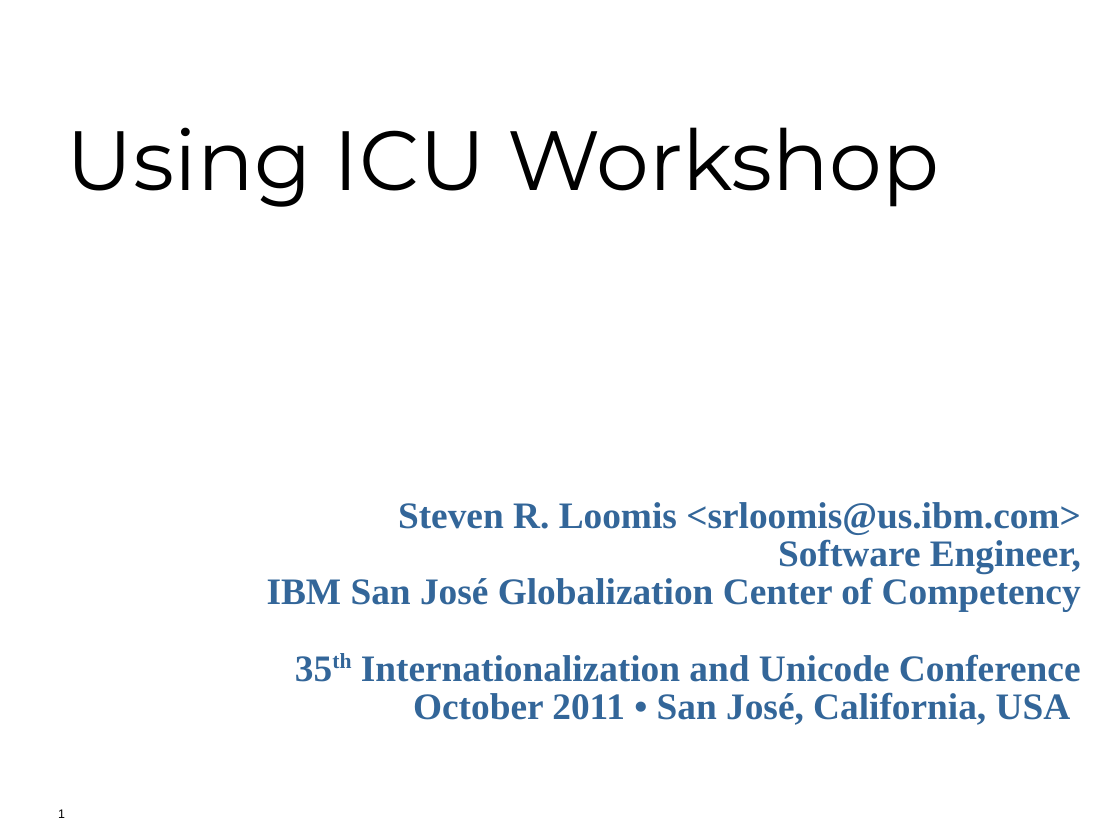
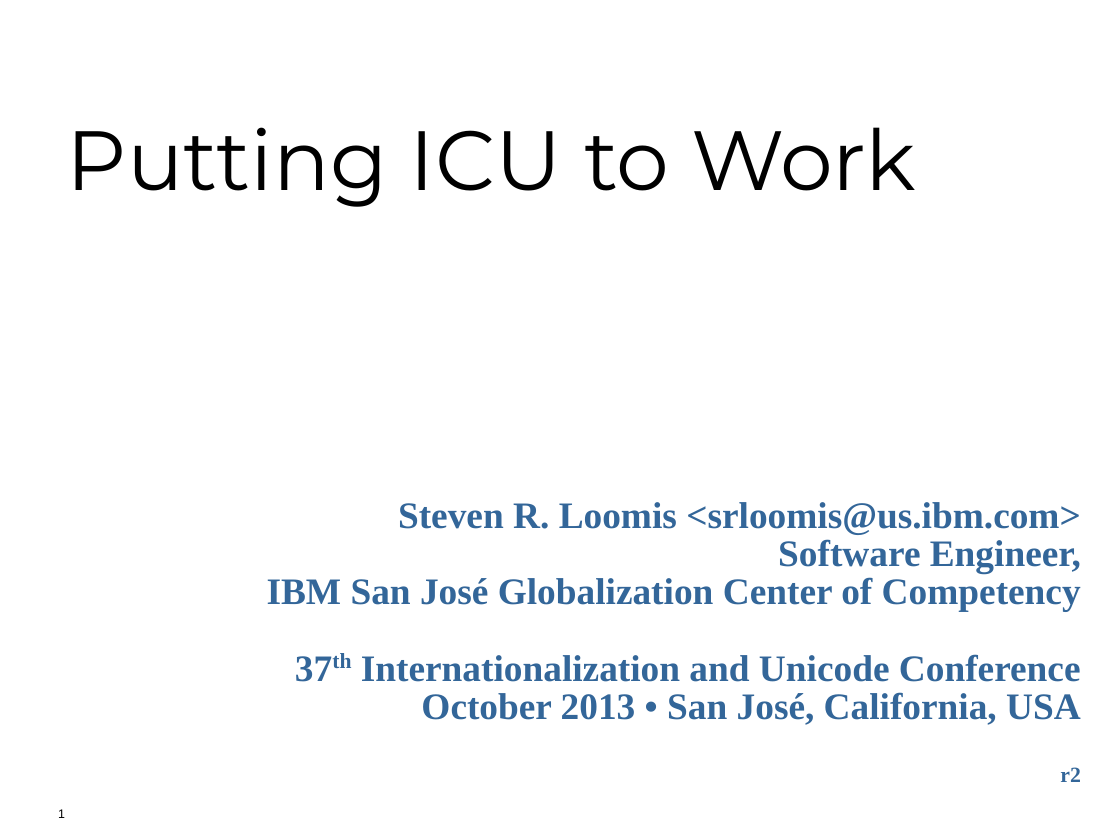
Before and after one commit to unicode-org/icu-docs, a slide deck: slide 1 of docs/pres/icu_workshop.ppt. Drawn at 1120x840 pixels with LibreOffice and Linux fonts; fonts in the diff are those of the drawing; background and template pictures are left out. Boxes give left, top, right and bottom in pixels: in the first picture for what was removed or moved away, otherwise in the second. Text is boxed around its words. In the diff, an @@ line names an element or a change of style, - is before the commit and + after.

```diff
--- a/docs/pres/icu_workshop.ppt
+++ b/docs/pres/icu_workshop.ppt
@@ title at [67, 127, 916, 207]: text changed @@
-Using ICU Workshop
+Putting ICU to Work
@@ text at [361, 654, 1081, 782]: text changed @@
-35th Internationalization and Unicode Conference
-October 2011 • San José, California, USA
+37th Internationalization and Unicode Conference
+October 2013 • San José, California, USA
+r2
```
Also in this commit, not shown: 56 other slides changed, 1 slide added, 2 slides removed, 2 other files.
